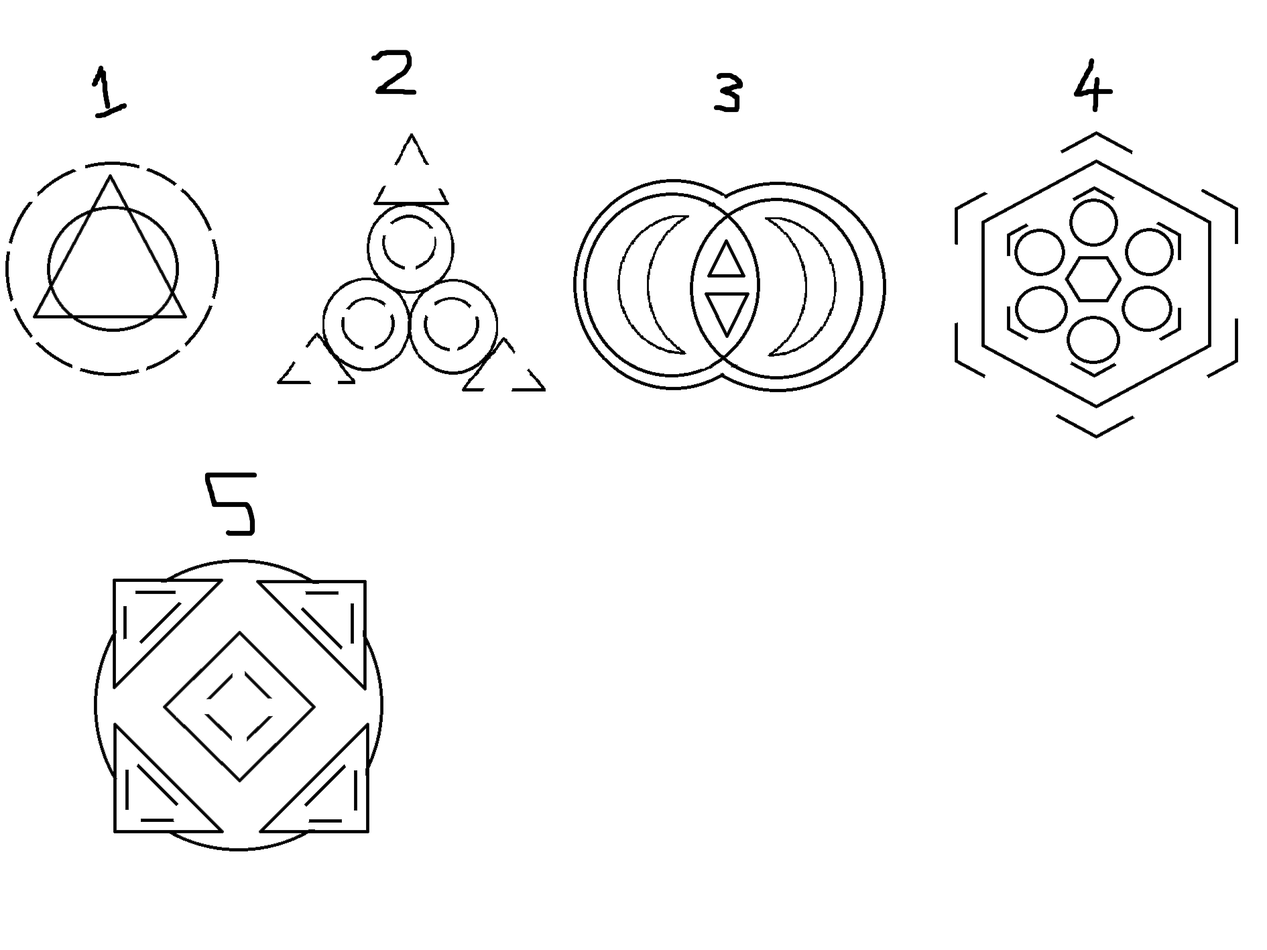
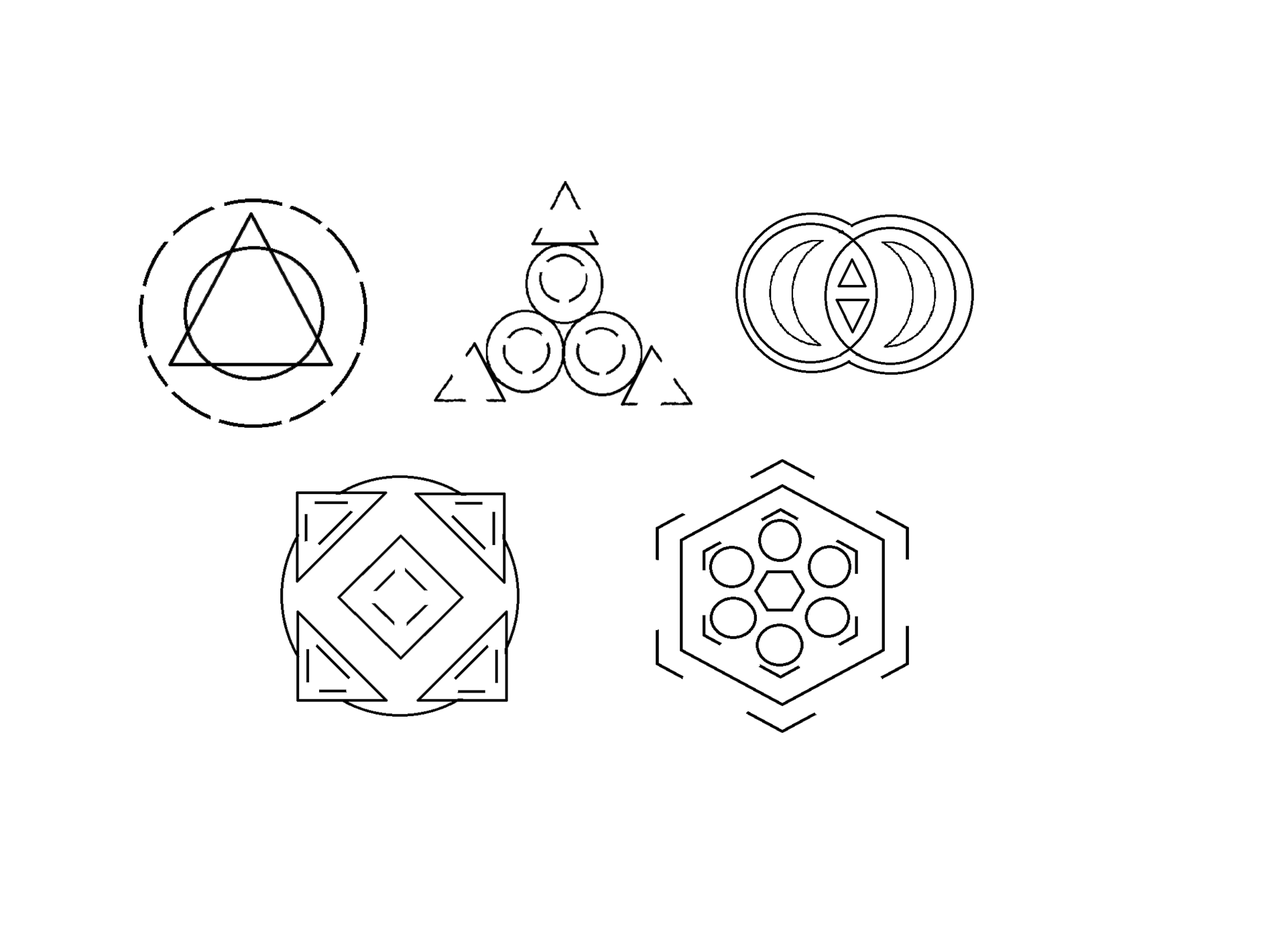
Layered file, before and after one edit (1267 x 950). Changes by layer:
removed layer "Layer 2" over [5, 49, 1239, 852]
added layer "Layer 8" above "Layer 7" over [138, 198, 368, 428]
added layer "Layer 7" above "Layer 6" over [433, 180, 693, 407]
added layer "Layer 6" above "Layer 9" over [735, 212, 974, 375]
added layer "Layer 9" above "Layer 5" over [280, 475, 520, 717]
added layer "Layer 5" over [655, 459, 909, 733]
